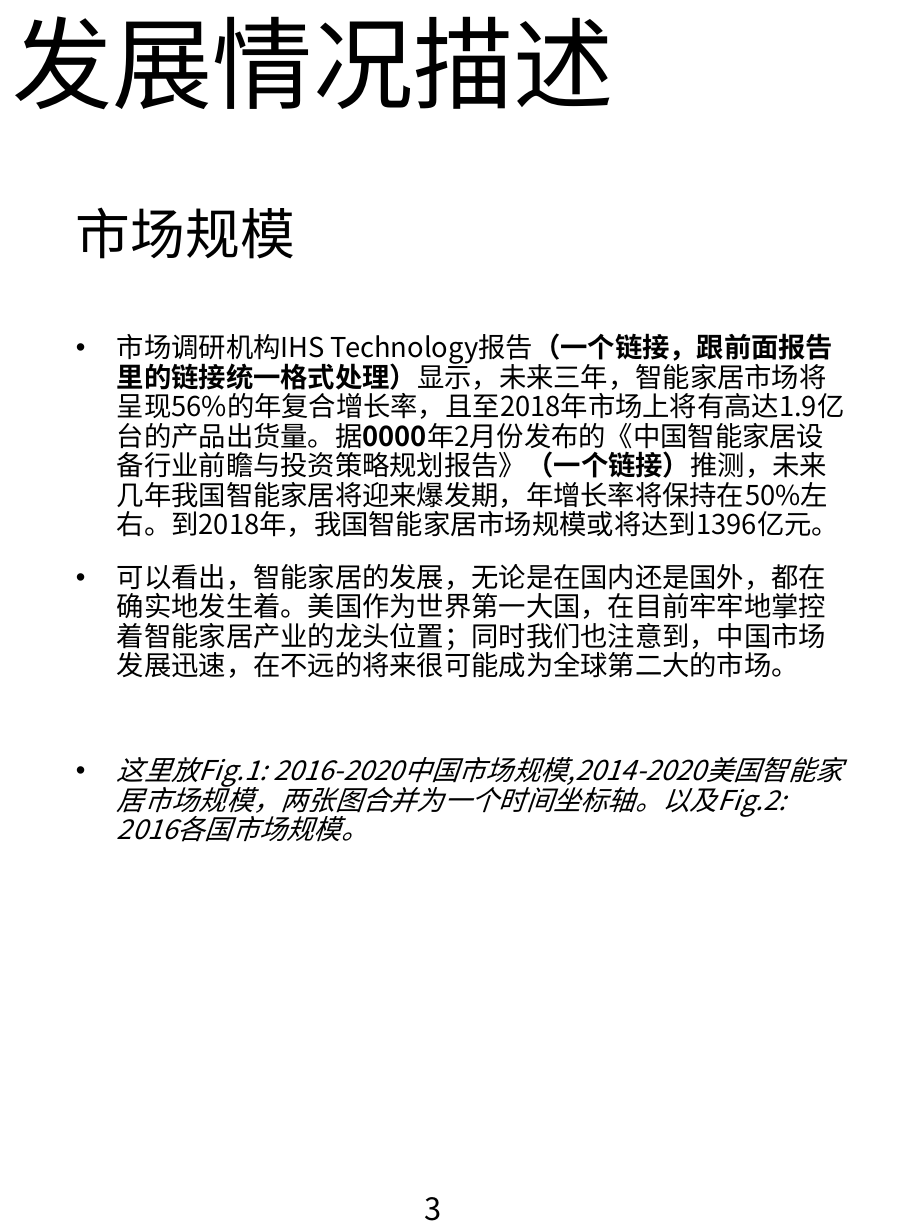
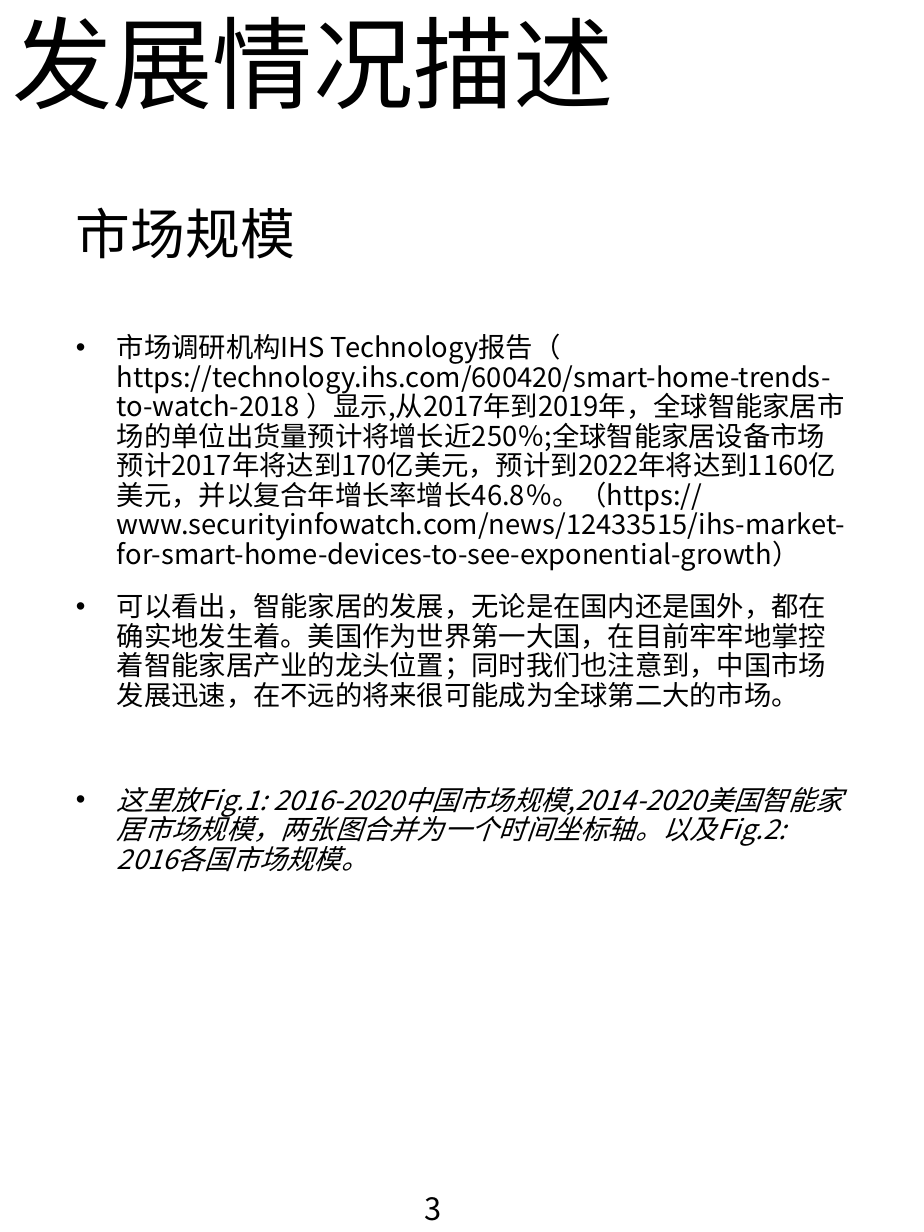
Before and after one commit to RLi43/Industry-Frontier, a slide deck: slide 4 of 市场/排版.pptx. Drawn at 924x1232 pixels with LibreOffice and Linux fonts; fonts in the diff are those of the drawing. Boxes give left, top, right and bottom in pixels: in the first picture for what was removed or moved away, otherwise in the second. Text is boxed around its words. In the diff, an @@ line names an element or a change of style, - is before the commit and + after.

```diff
--- a/市场/排版.pptx
+++ b/市场/排版.pptx
@@ text at (x1=117, y1=333, x2=845, y2=571): text changed @@
-• 市场调研机构IHS Technology报告（一个链接，跟前面报告里的链接统一格式处理）显示，未来三年，智能家居市场将呈现56%的年复合增长率，且至2018年市场上将有高达1.9亿台的产品出货量。据0000年2月份发布的《中国智能家居设备行业前瞻与投资策略规划报告》（一个链接）推测，未来几年我国智能家居将迎来爆发期，年增长率将保持在50%左右。到2018年，我国智能家居市场规模或将达到1396亿元。
+• 市场调研机构IHS Technology报告（ https://technology.ihs.com/600420/smart-home-trends-to-watch-2018 ）显示,从2017年到2019年，全球智能家居市场的单位出货量预计将增长近250％;全球智能家居设备市场预计2017年将达到170亿美元，预计到2022年将达到1160亿美元，并以复合年增长率增长46.8％。（https://www.securityinfowatch.com/news/12433515/ihs-market-for-smart-home-devices-to-see-exponential-growth）
```
Also in this commit, not shown: 2 other slides changed, 1 other file.
